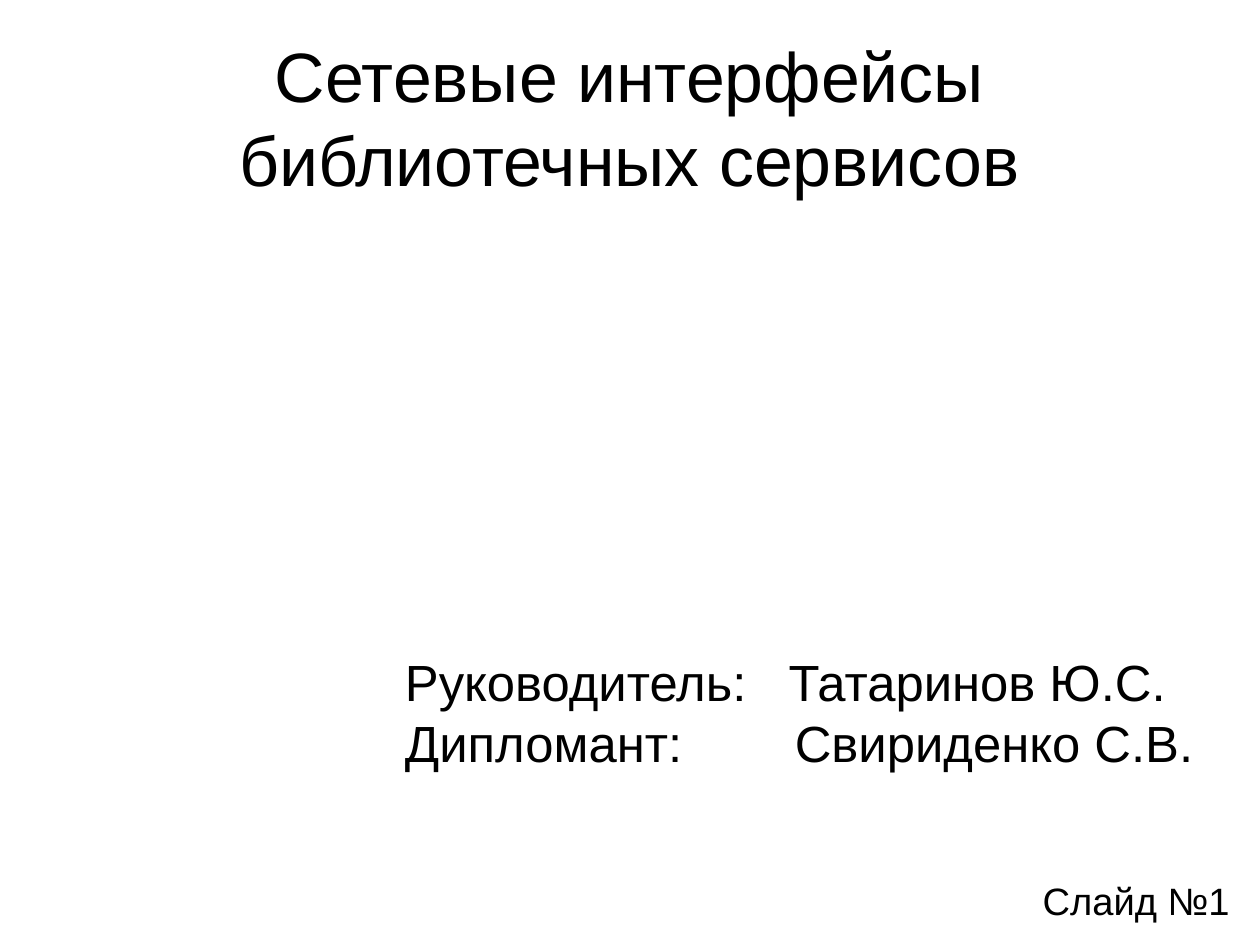
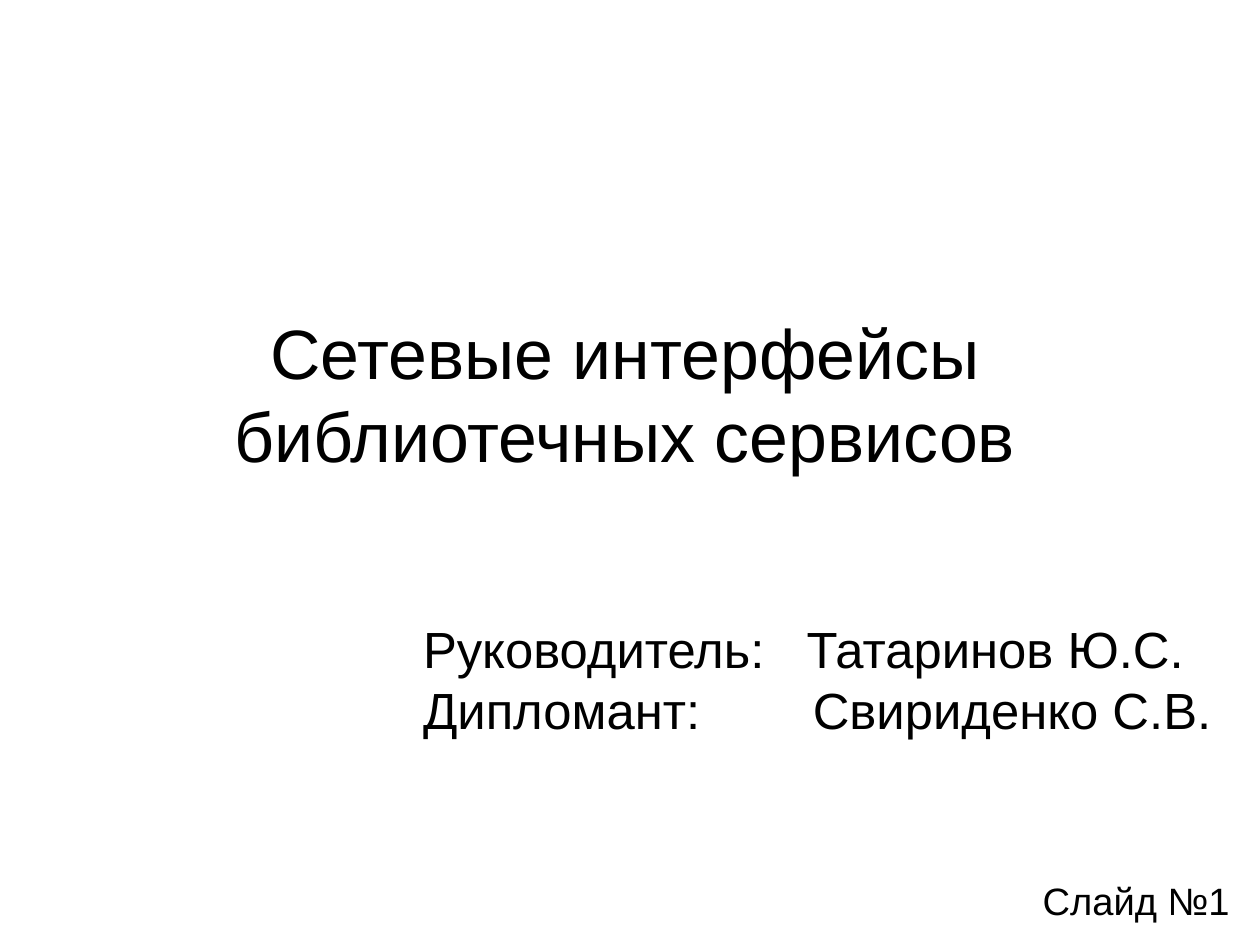
Before and after one commit to aeremenok/a-team-777, a slide deck: slide 1 of diploma/ssv/ssv-presentation.odp. Drawn at 1260x945 pixels with LibreOffice and Linux fonts; fonts in the diff are those of the drawing. Boxes give left, top, right and bottom in pixels: in the first picture for what was removed or moved away, otherwise in the second. Text is boxed around its words. In the diff, an @@ line names an element or a change of style, - is before the commit and + after.

```diff
--- a/diploma/ssv/ssv-presentation.odp
+++ b/diploma/ssv/ssv-presentation.odp
@@ title "Сетевые интерфейсы библиотечных сервисов": place and size @@
-title "Сетевые интерфейсы библиотечных сервисов" at [239, 50, 1019, 199]
+title "Сетевые интерфейсы библиотечных сервисов" at [235, 327, 1015, 476]
@@ subtitle "Руководитель: Татаринов Ю.С.": place and size @@
-subtitle "Руководитель: Татаринов Ю.С." at [405, 665, 1193, 773]
+subtitle "Руководитель: Татаринов Ю.С." at [423, 632, 1211, 740]
```
Also in this commit, not shown: 1 other file.
